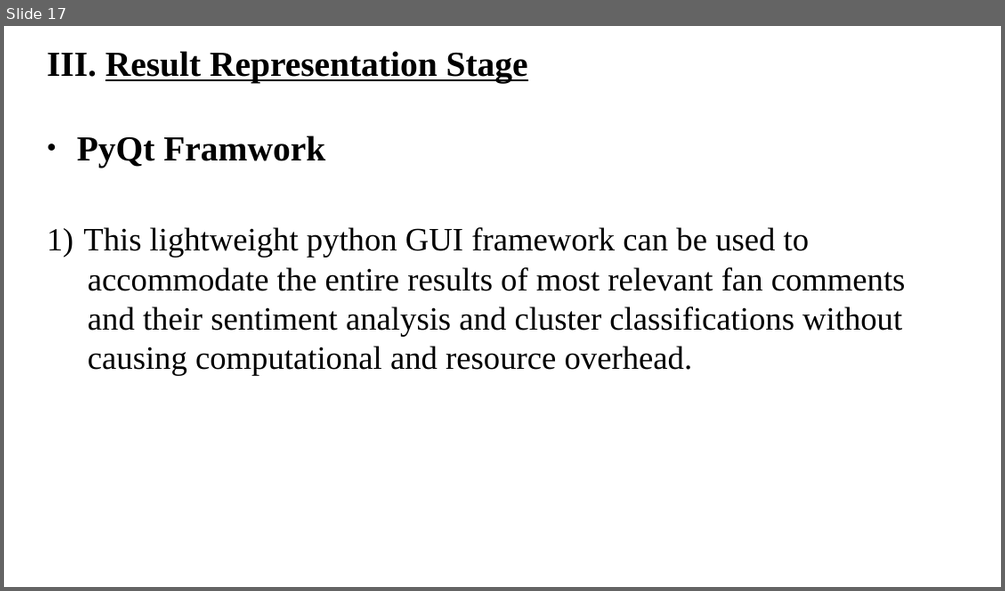
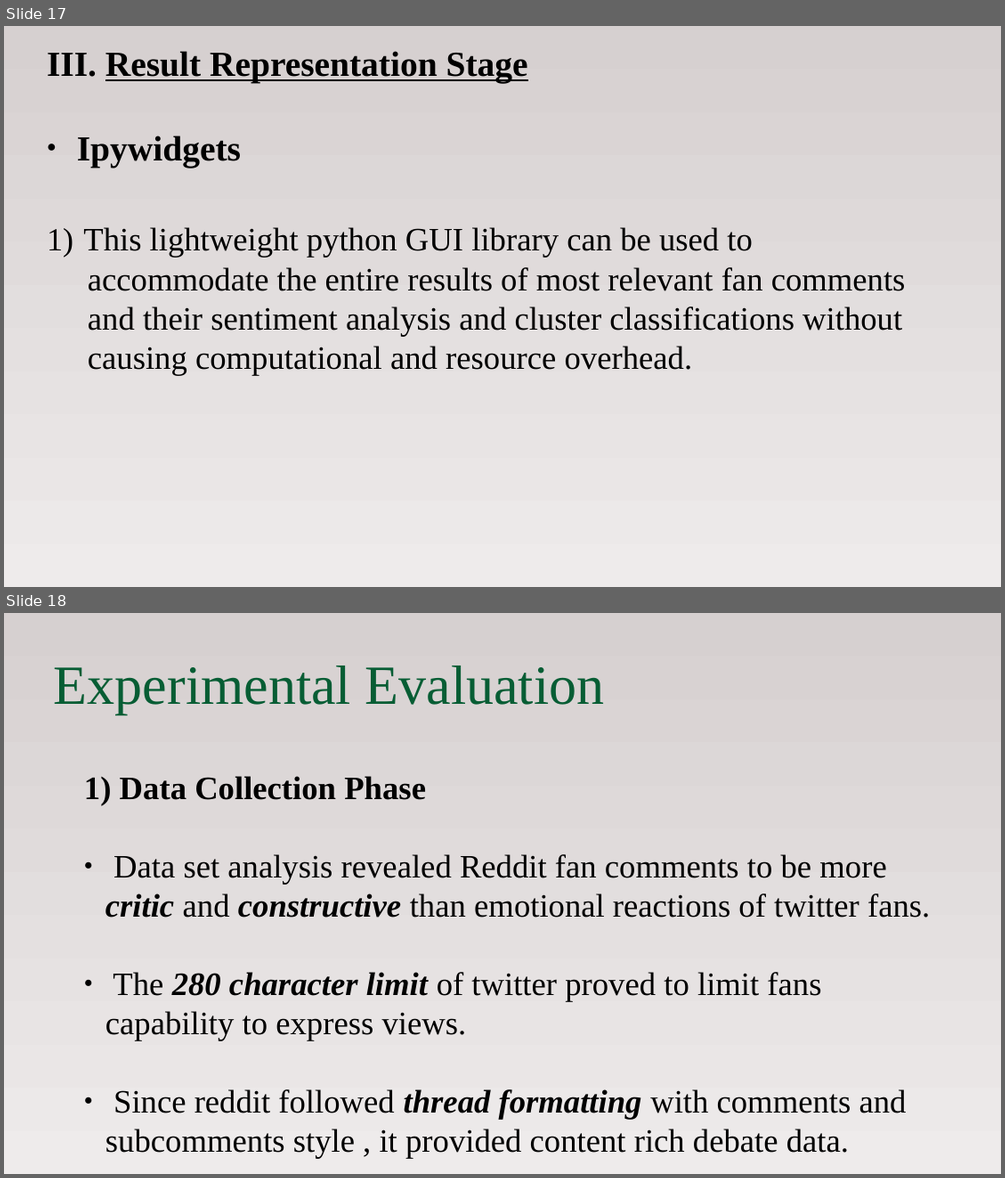
Before and after one commit to alfinwilliam/Sports-Match-Analysis-using-Social-Media-Mining, a slide deck: docs/projectppt.odp. Shown one above the other, each under a label of ours: slide 17 before the commit, slides 17 and 18 after it. The pictures are 1005x591 and 1005x1178 pixels, drawn with LibreOffice and Linux fonts; fonts in the diff are those of the drawing. Boxes give left, top, right and bottom in pixels: in the first picture for what was removed or moved away, otherwise in the second. Text is boxed around its words. In the diff, an @@ line names an element or a change of style, - is before the commit and + after.

```diff
--- a/docs/projectppt.odp
+++ b/docs/projectppt.odp
@@ slide 18 added at bbox=[4, 613, 1001, 1174], background gradient #D6D0D0 to #EEEBEB @@
@@ title added at bbox=[54, 666, 605, 714], 44 pt, text #075D34 @@
+Experimental Evaluation
@@ text added at bbox=[105, 776, 930, 1159], 26 pt, text #000000 @@
+1) Data Collection Phase
+● Data set analysis revealed Reddit fan comments to be more critic and constructive than emotional reactions of twitter fans.
+● The 280 character limit of twitter proved to limit fans capability to express views.
+● Since reddit followed thread formatting with comments and subcomments style , it provided content rich debate data.
@@ slide 17 changed as well @@
@@ background #FFFFFF to gradient #D6D0D0 to #EEEBEB @@
@@ subtitle at bbox=[77, 135, 752, 257]: text changed @@
-● PyQt Framwork
-1) This lightweight python GUI framework can be used to
+● Ipywidgets
+1) This lightweight python GUI library can be used to
```
Also in this commit, not shown: 14 other slides changed, 12 other slides added, 6 slides removed.
